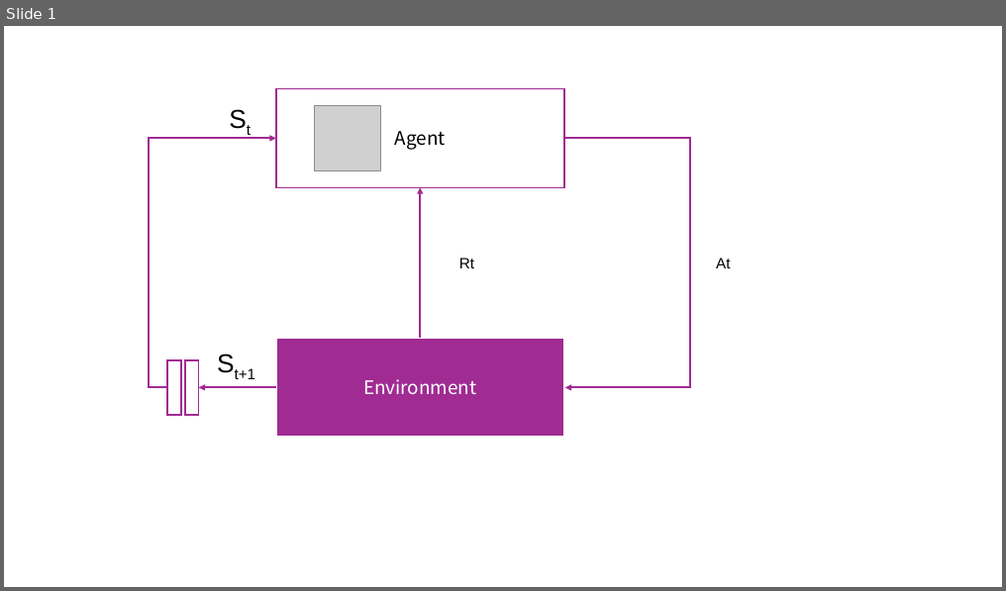
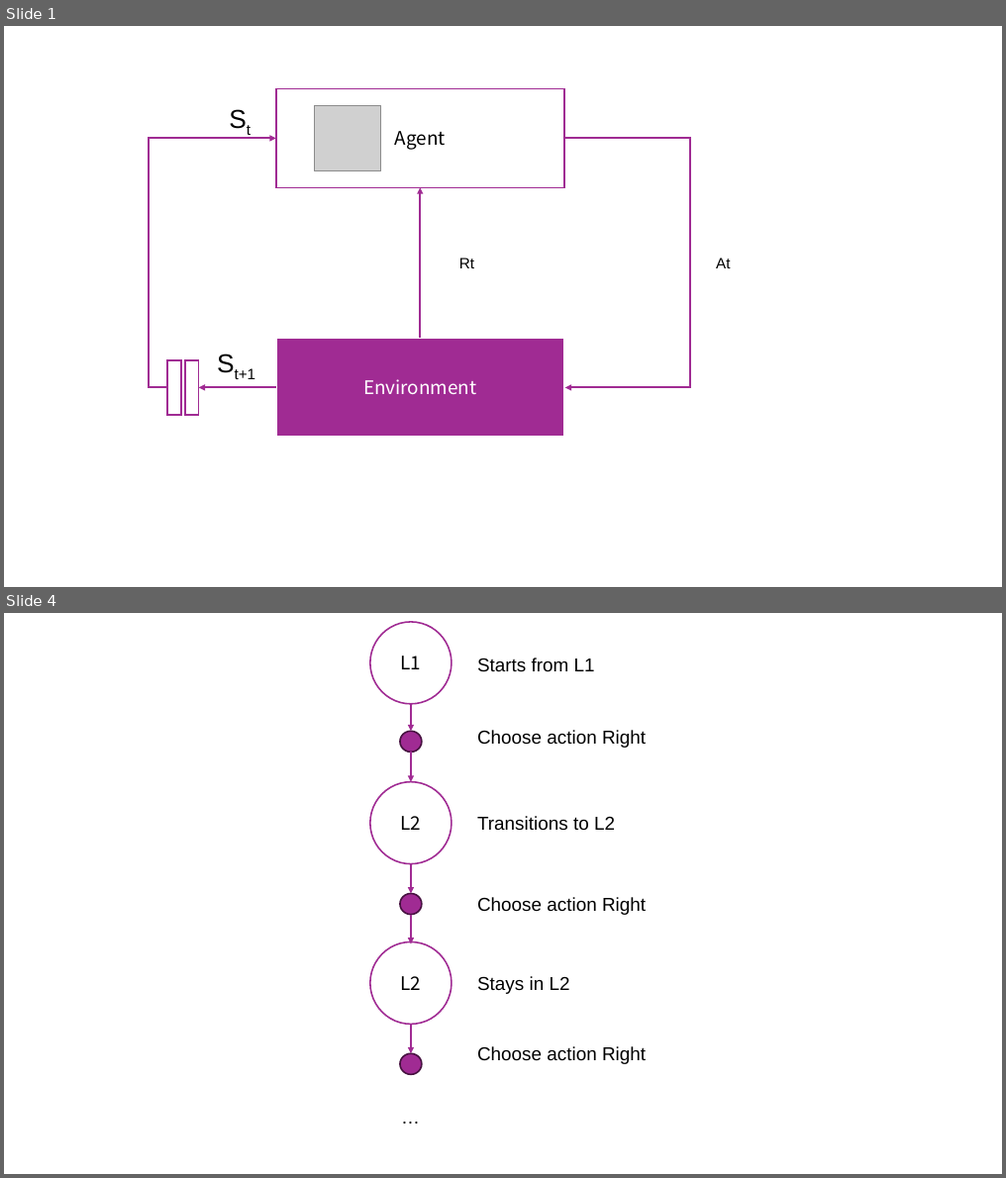
Before and after one commit to samrullo/reinforcement_learning, a slide deck: docs/rl_slides.pptx. Shown one above the other, each under a label of ours: slide 1 before the commit, slides 1 and 4 after it; the slides between them are not shown. The pictures are 1006x591 and 1006x1178 pixels, drawn with LibreOffice and Linux fonts; fonts in the diff are those of the drawing; grey boxes stand for pictures. Boxes give left, top, right and bottom in pixels: in the first picture for what was removed or moved away, otherwise in the second. Text is boxed around its words. In the diff, an @@ line names an element or a change of style, - is before the commit and + after.

```diff
--- a/docs/rl_slides.pptx
+++ b/docs/rl_slides.pptx
@@ slide 4 added at (4, 613, 1002, 1174), background #FFFFFF @@
@@ ellipse added at (370, 622, 451, 704), fill #FFFFFF, outline #A02B93 1.5 pt, 18 pt, text #000000 @@
+L1
@@ text added at (477, 658, 595, 672), 18 pt, text #000000 @@
+Starts from L1
@@ ellipse added at (400, 731, 422, 753), fill #A02B93, outline #461340 1.5 pt @@
@@ arrow added from (411, 704) to (411, 731), #A02B93 2 pt @@
@@ text added at (477, 730, 646, 748), 18 pt, text #000000 @@
+Choose action Right
@@ arrow added from (411, 753) to (411, 782), #A02B93 2 pt @@
@@ ellipse added at (370, 782, 451, 864), fill #FFFFFF, outline #A02B93 1.5 pt, 18 pt, text #000000 @@
+L2
@@ text added at (477, 816, 615, 831), 18 pt, text #000000 @@
+Transitions to L2
@@ arrow added from (411, 863) to (411, 894), #A02B93 2 pt @@
@@ ellipse added at (400, 894, 422, 915), fill #A02B93, outline #461340 1.5 pt @@
@@ text added at (477, 897, 646, 915), 18 pt, text #000000 @@
+Choose action Right
@@ arrow added from (411, 915) to (411, 944), #A02B93 2 pt @@
@@ ellipse added at (370, 943, 451, 1025), fill #FFFFFF, outline #A02B93 1.5 pt, 18 pt, text #000000 @@
+L2
@@ text added at (477, 976, 570, 994), 18 pt, text #000000 @@
+Stays in L2
@@ arrow added from (411, 1024) to (411, 1054), #A02B93 2 pt @@
@@ ellipse added at (400, 1054, 422, 1075), fill #A02B93, outline #461340 1.5 pt @@
@@ text added at (477, 1047, 646, 1064), 18 pt, text #000000 @@
+Choose action Right
@@ text added at (394, 1103, 428, 1133), 18 pt, text #000000 @@
+…
```
Also in this commit, not shown: 2 other slides added, 5 other files.
